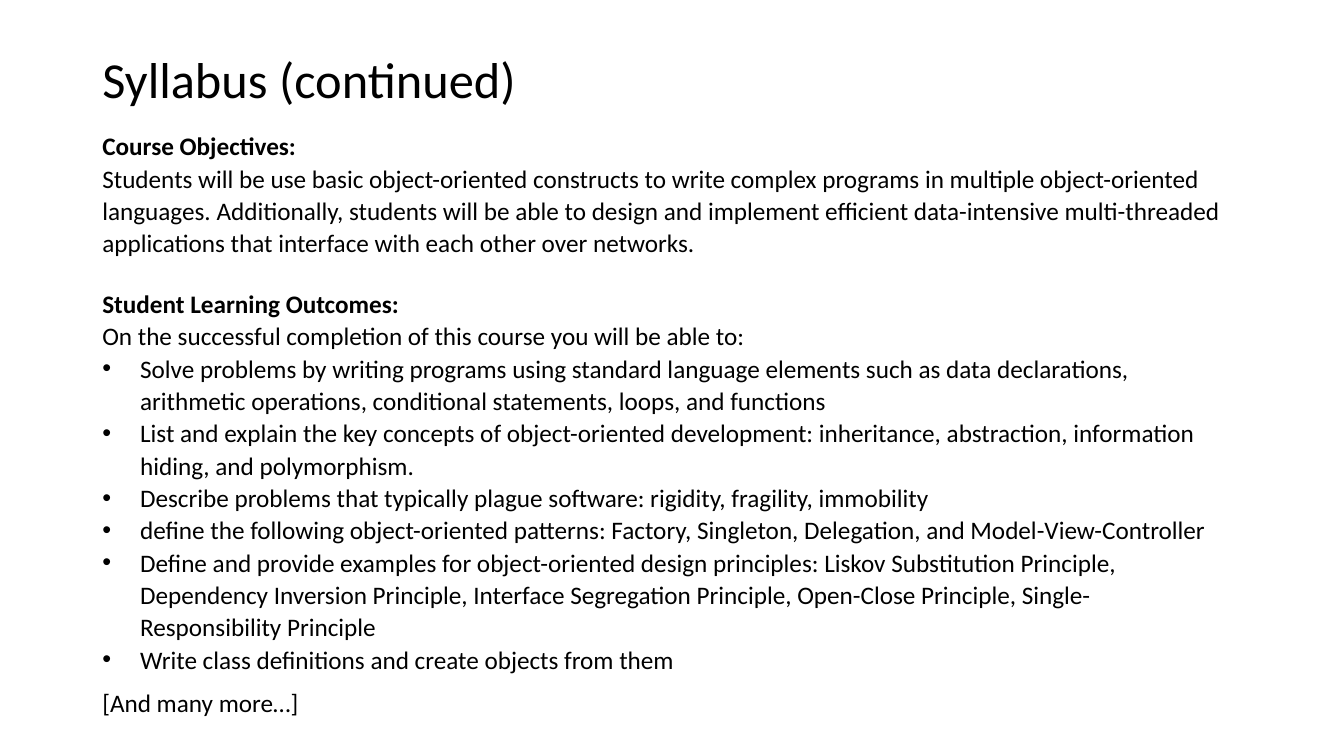
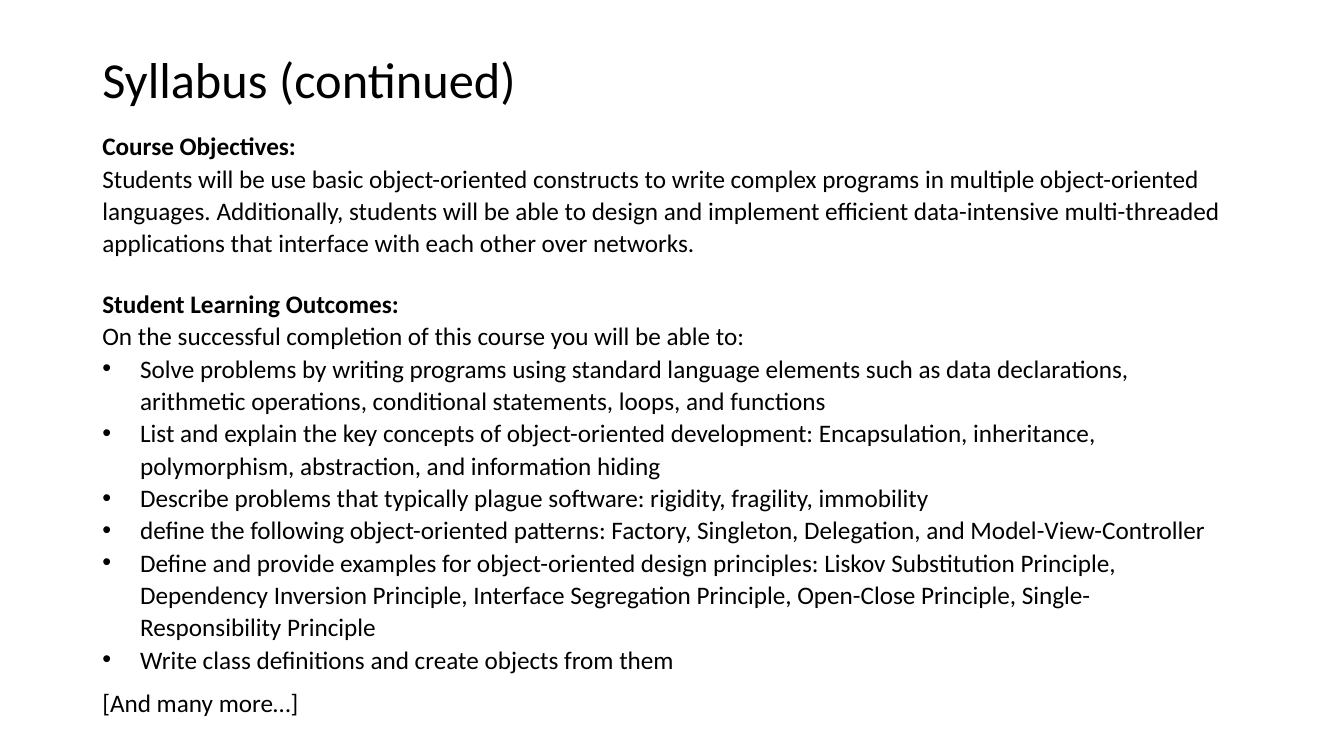
Before and after one commit to EricJPogue/www-epogue-info, a slide deck: slide 5 of CPSC-24500/Week01/2016SpringW01SlidesLecture.pptx. Drawn at 1344x756 pixels with LibreOffice and Linux fonts; fonts in the diff are those of the drawing. Boxes give left, top, right and bottom in pixels: in the first picture for what was removed or moved away, otherwise in the second. Text is boxed around its words. In the diff, an @@ line names an element or a change of style, - is before the commit and + after.

Commit message:
Update slides.

```diff
--- a/CPSC-24500/Week01/2016SpringW01SlidesLecture.pptx
+++ b/CPSC-24500/Week01/2016SpringW01SlidesLecture.pptx
@@ text at (x1=140, y1=424, x2=1095, y2=480): text changed @@
-• List and explain the key concepts of object-oriented development: inheritance, abstraction, information hiding, and polymorphism.
+• List and explain the key concepts of object-oriented development: Encapsulation, inheritance, polymorphism, abstraction, and information hiding
```
Also in this commit, not shown: 3 other slides changed.
